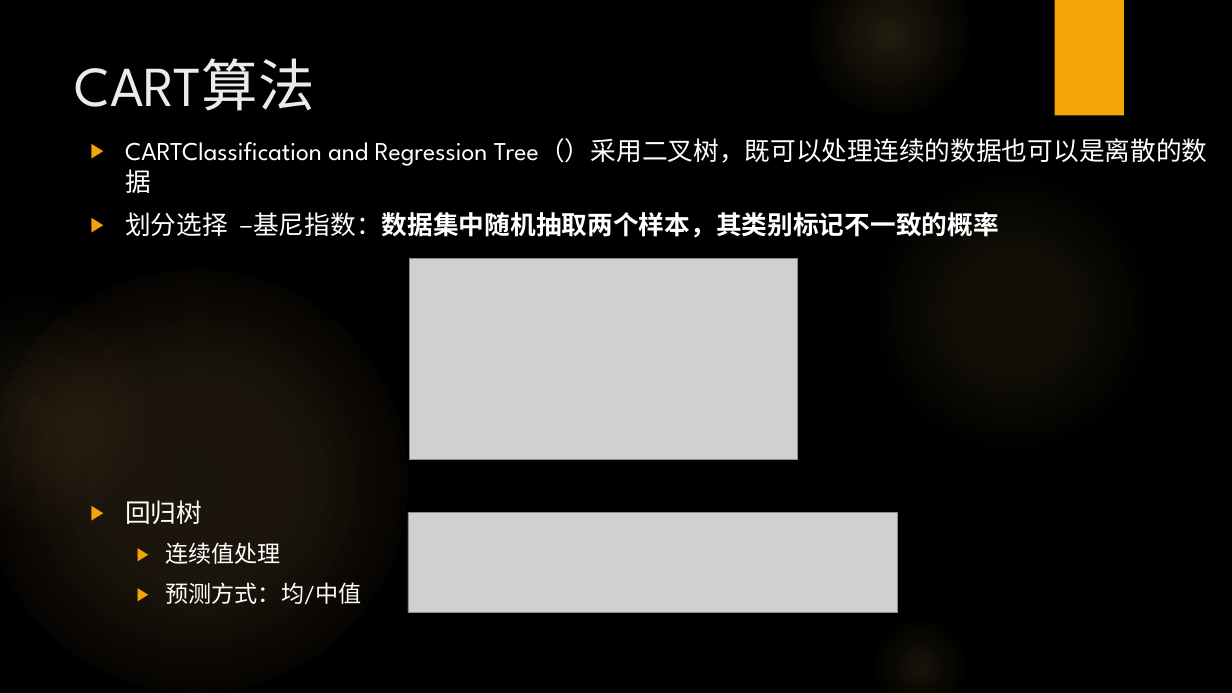
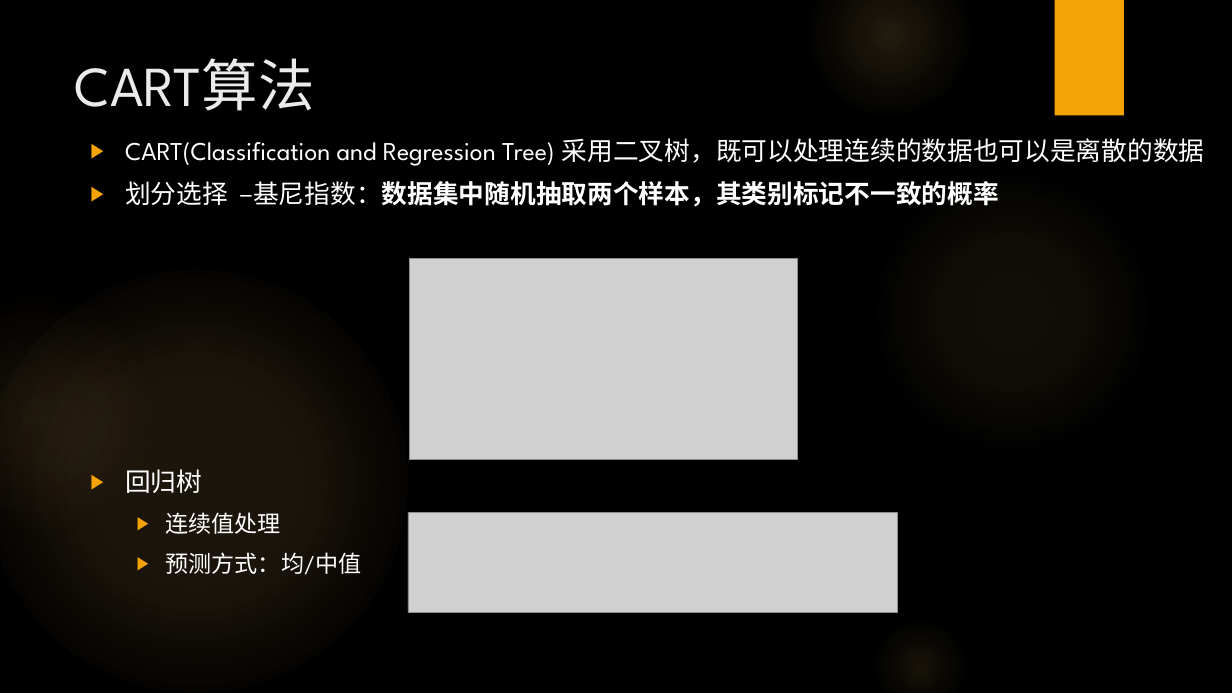
Before and after one commit to RobertWang2/DNN-MI, a slide deck: slide 10 of resources/分享PPT合集/决策树算法发展.pptx. Drawn at 1232x693 pixels with LibreOffice and Linux fonts; fonts in the diff are those of the drawing; grey boxes stand for pictures; background and template pictures are left out. Boxes give left, top, right and bottom in pixels: in the first picture for what was removed or moved away, otherwise in the second. Text is boxed around its words. In the diff, an @@ line names an element or a change of style, - is before the commit and + after.

```diff
--- a/resources/分享PPT合集/决策树算法发展.pptx
+++ b/resources/分享PPT合集/决策树算法发展.pptx
@@ text at bbox=[125, 138, 1205, 166]: text changed @@
-▶ CARTClassification and Regression Tree（）采用二叉树，既可以处理连续的数据也可以是离散的数据
+▶ CART(Classification and Regression Tree) 采用二叉树，既可以处理连续的数据也可以是离散的数据
```
Also in this commit, not shown: 5 other slides changed, 5 slides added, 1 slide removed.
